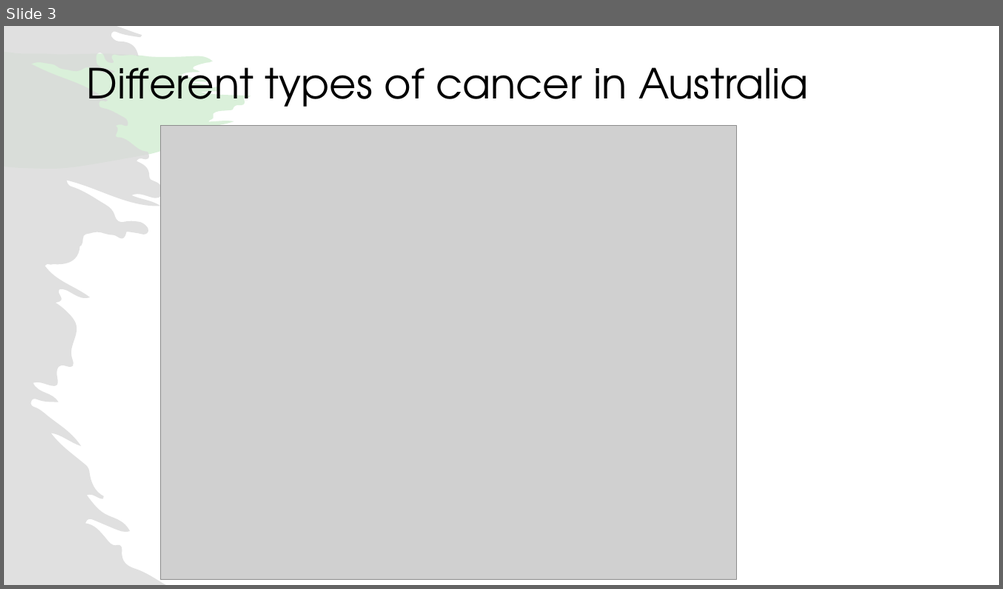
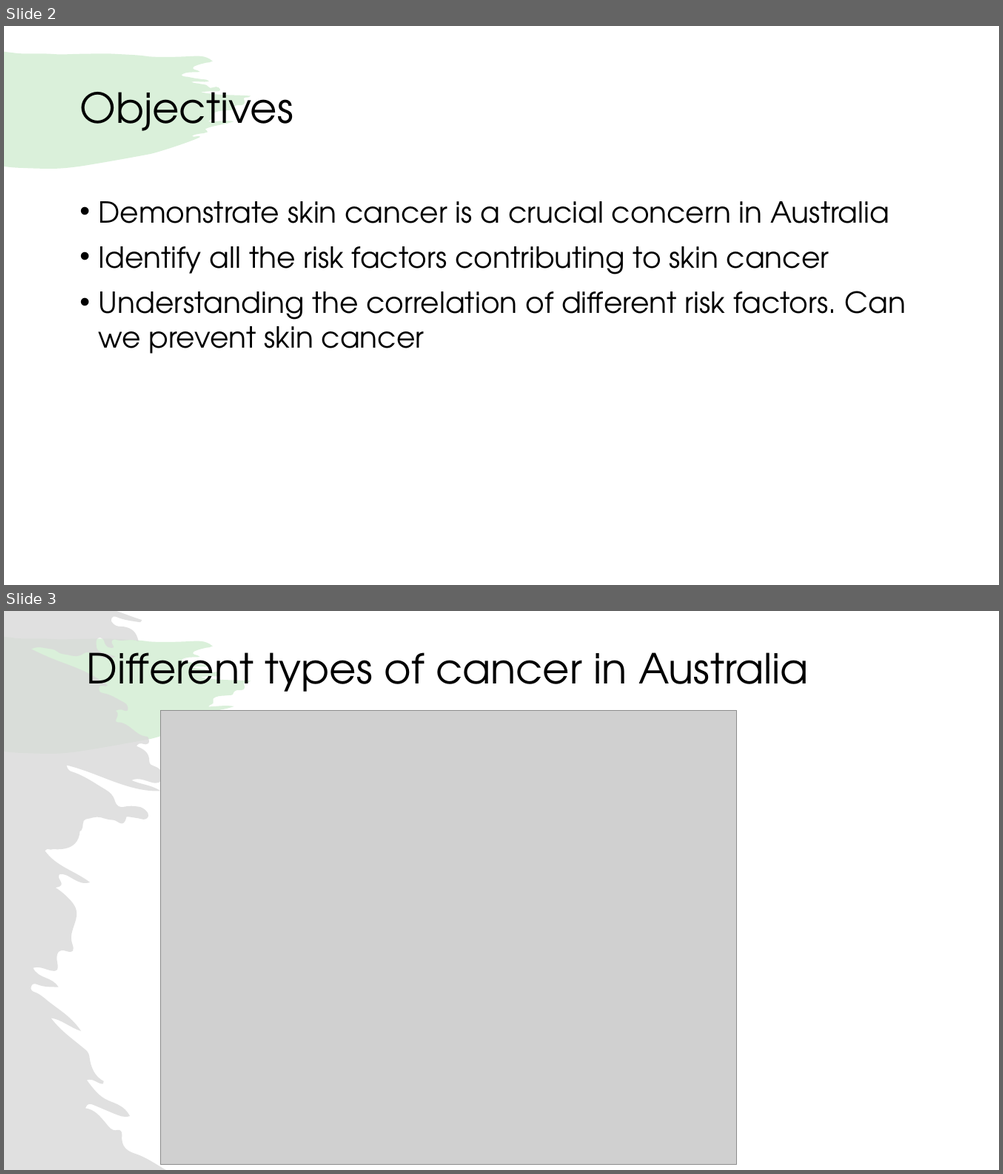
Before and after one commit to Deepsgk/Project_11, a slide deck: Project 1-part 1.pptx. Shown one above the other, each under a label of ours: slide 3 before the commit, slides 2 and 3 after it. The pictures are 1003x589 and 1003x1174 pixels, drawn with LibreOffice and Linux fonts; fonts in the diff are those of the drawing; grey boxes stand for pictures. Boxes give left, top, right and bottom in pixels: in the first picture for what was removed or moved away, otherwise in the second. Text is boxed around its words. In the diff, an @@ line names an element or a change of style, - is before the commit and + after.

```diff
--- a/Project 1-part 1.pptx
+++ b/Project 1-part 1.pptx
@@ slide 2 added at box(4, 26, 999, 585), background #FFFFFF; not listed: 1 template element that a slide beside it also shows @@
@@ title added at box(79, 92, 293, 131), 40 pt, text #000000 @@
+Objectives
@@ text added at box(99, 201, 905, 354), 28 pt, text #000000 @@
+• Demonstrate skin cancer is a crucial concern in Australia
+• Identify all the risk factors contributing to skin cancer
+• Understanding the correlation of different risk factors. Can we prevent skin cancer
```
Also in this commit, not shown: 2 slides changed, 1 other slide added, 1 slide removed.
